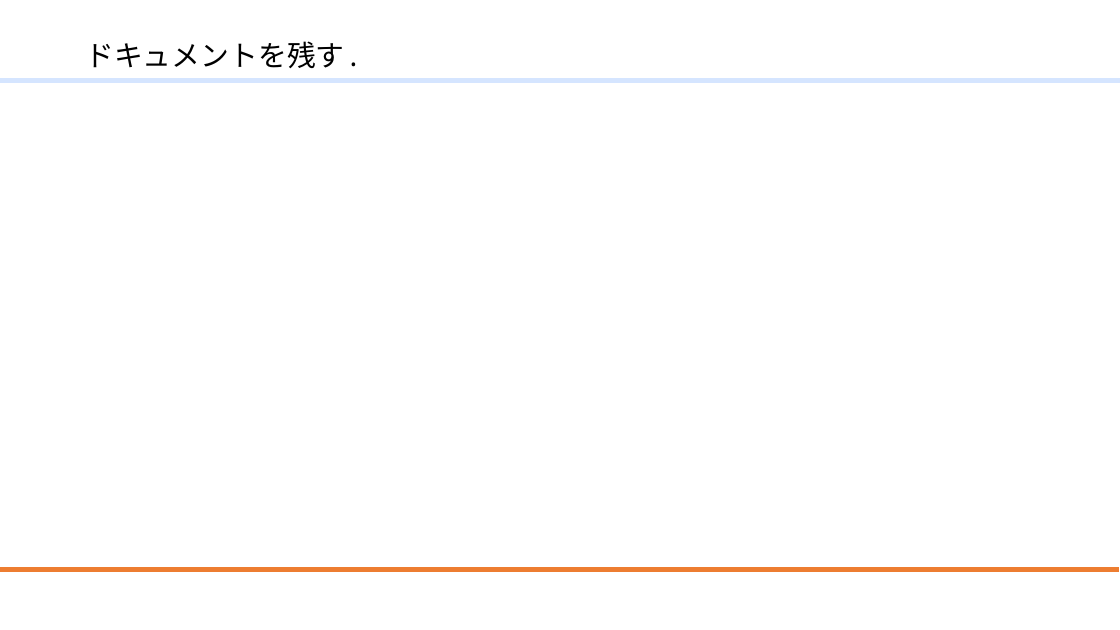
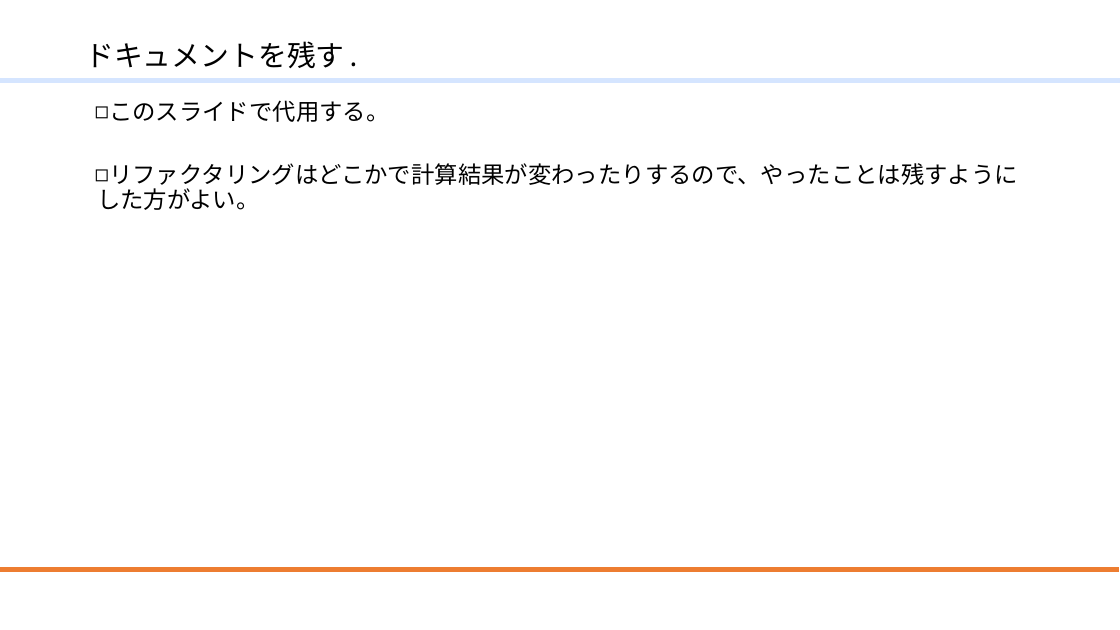
Before and after one commit to mmer547/ModernFortranLocalUserGroup, a slide deck: slide 40 of ModernFortran.f10/20210724_リファクタリング.pptx. Drawn at 1120x630 pixels with LibreOffice and Linux fonts; fonts in the diff are those of the drawing; background and template pictures are left out. Boxes give left, top, right and bottom in pixels: in the first picture for what was removed or moved away, otherwise in the second. Text is boxed around its words. In the diff, an @@ line names an element or a change of style, - is before the commit and + after.

```diff
--- a/ModernFortran.f10/20210724_リファクタリング.pptx
+++ b/ModernFortran.f10/20210724_リファクタリング.pptx
@@ text added at (97, 100, 1018, 210), 20 pt, text #000000 @@
+◻ このスライドで代用する。
+◻ リファクタリングはどこかで計算結果が変わったりするので、やったことは残すようにした方がよい。
```
Also in this commit, not shown: 5 other slides changed, 4 slides added, 1 slide removed, 1 other file.
